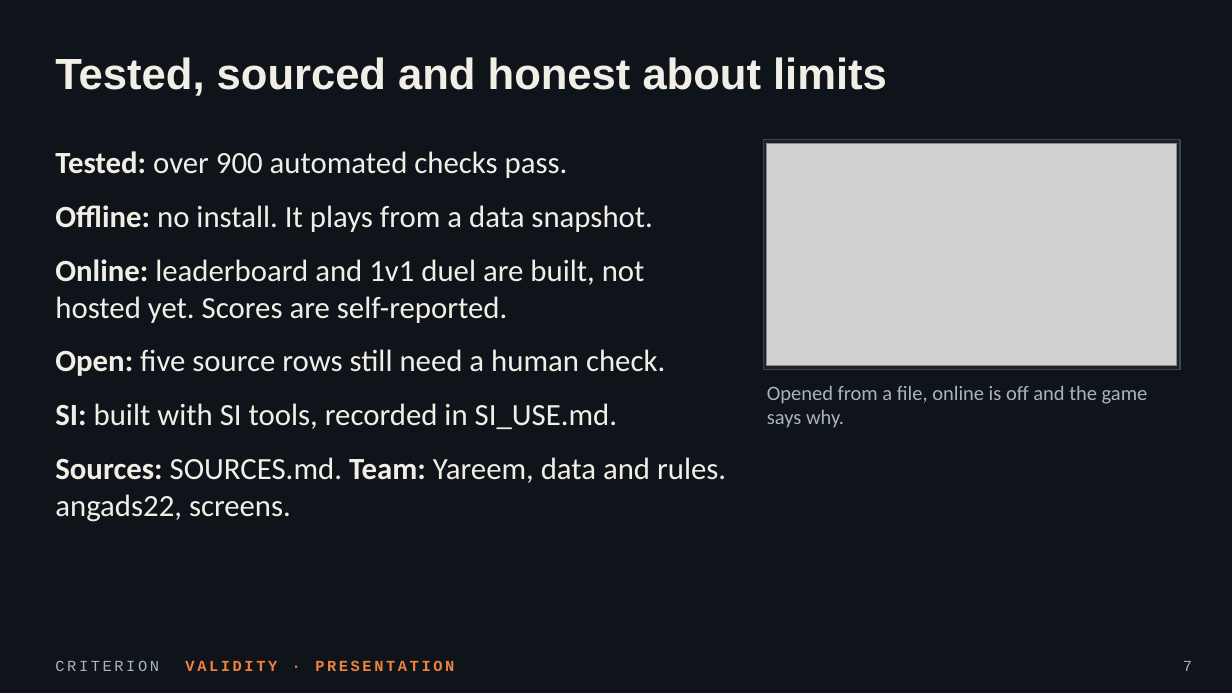
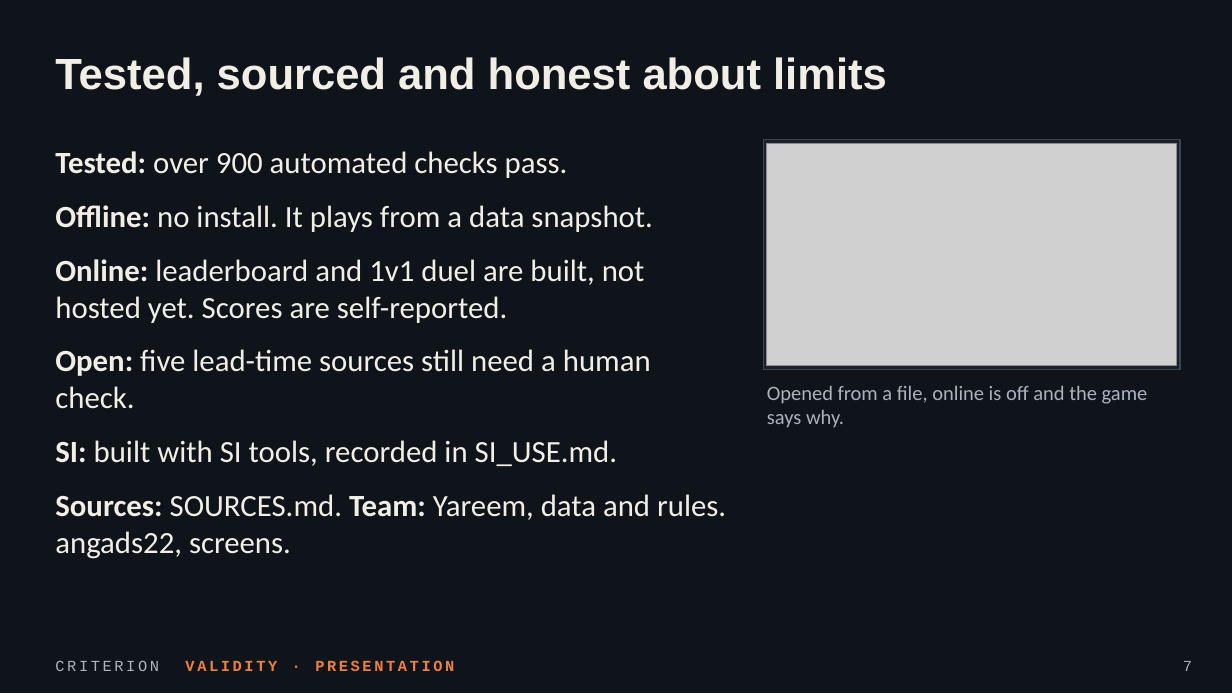
Before and after one commit to angads22/Hackstreet_Bros_Satellite, a slide deck: slide 7 of deck/GRAVITRON.pptx. Drawn at 1232x693 pixels with LibreOffice and Linux fonts; fonts in the diff are those of the drawing; grey boxes stand for pictures. Boxes give left, top, right and bottom in pixels: in the first picture for what was removed or moved away, otherwise in the second. Text is boxed around its words. In the diff, an @@ line names an element or a change of style, - is before the commit and + after.

```diff
--- a/deck/GRAVITRON.pptx
+++ b/deck/GRAVITRON.pptx
@@ text at bbox=[55, 349, 651, 409]: text changed @@
-Open: five source rows still need a human check.
+Open: five lead-time sources still need a human check.
```
Also in this commit, not shown: 2 other slides changed, 8 other files.
